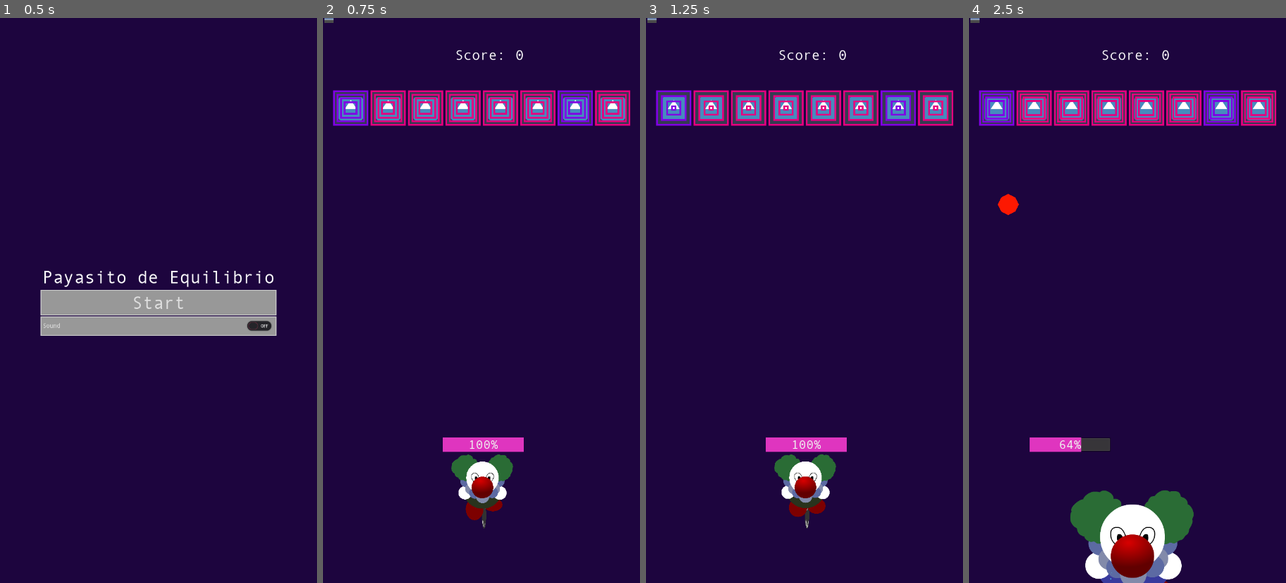
Above: before the commit, frames 1-4 (left to right).
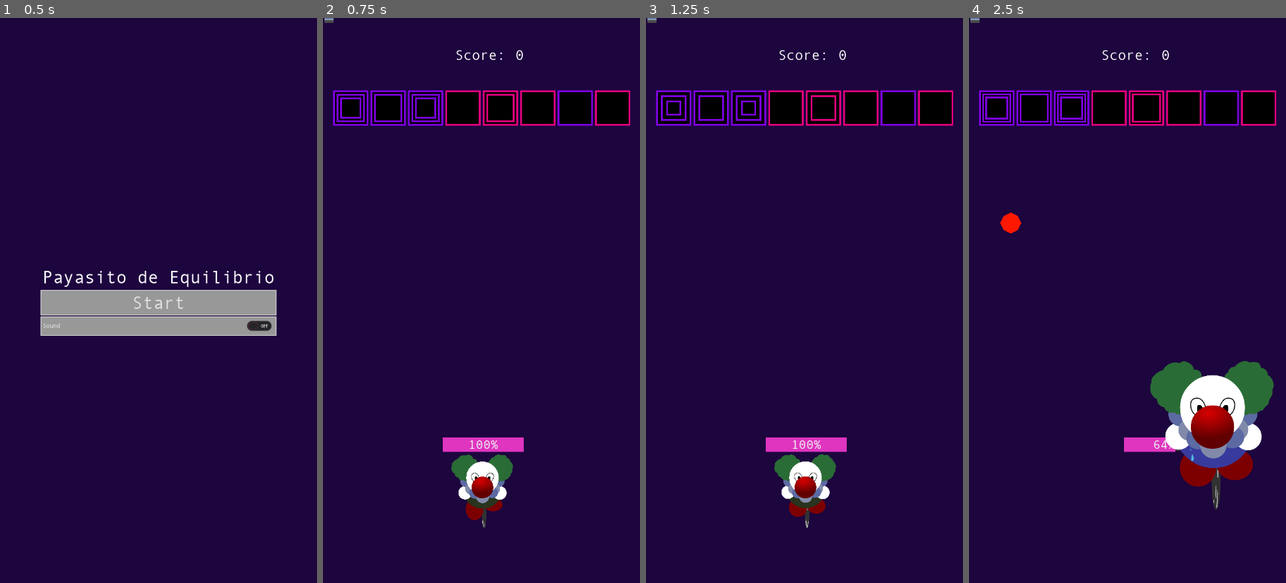
Above: after the commit, the same moments.

Repository: drarbego/payaso-de-equilibrio
Game: Godot game, scene res://StartGameMenu.tscn
The game is run twice, just before and just after one commit, with the same random seed, the same clock (stepped at 60 frames per second) and the same inputs. The engine's default icon, where the game draws it, is replaced by a stand-in: a white triangle on a blue panel in a dark square. A sky picture missing from this copy of the repository is replaced by a grey-blue gradient.
Inputs (mouse positions are in pixels of both pictures, inside the frame that each line leads up to):
- Up to frame 1 (0.5 s): no input
- Up to frame 2 (0.75 s): click "Start" at 0.5 s
- Up to frame 3 (1.25 s): no input
- Up to frame 4 (2.5 s): move the mouse to (1197, 272) at 1.27 s; press the mouse at (1197, 272) at 1.28 s; hold Right (ui_right) 1.28-2.03 s; move the mouse to (1064, 328) at 2.02 s; release the mouse at (1064, 328) at 2.03 s; hold Left (ui_left) from 2.03 s (still down); click (1064, 328) at 2.1 s

Frame 1 is identical in both runs. In frame 2, 4.6% of the frame differs, in the area x 3-97%, y 12-20%; in frame 3, 4.6%; in frame 4, 17%, in the area x 3-97%, y 12-100%.

Commit message:
General playability improvements

Diff:
--- a/BaseProjectile.gd
+++ b/BaseProjectile.gd
@@ -11,6 +11,3 @@
 
 	if collision:
 		dir = dir.bounce(collision.normal)
-
-		if collision.collider.is_in_group("bricks"):
-			collision.collider.queue_free()
--- a/BaseProjectile.tscn
+++ b/BaseProjectile.tscn
@@ -5,7 +5,9 @@
 [sub_resource type="CircleShape2D" id=1]
 radius = 20.0
 
-[node name="BaseProjectile" type="KinematicBody2D"]
+[node name="BaseProjectile" type="KinematicBody2D" groups=[
+"projectiles",
+]]
 collision_mask = 4
 script = ExtResource( 1 )
 
--- a/Bricks/Brick.gd
+++ b/Bricks/Brick.gd
@@ -9,20 +9,32 @@
 var is_moving = false
 var speed = 100
 var is_aggresive = false
-const MAX_TIME = 5
-const MIN_TIME = 2
+var health = 3
+const MAX_TIME = 15
+const MIN_TIME = 3
 
-func init(pos, aggresive):
-	self.position = pos
-	self.is_aggresive = aggresive
+func init(_position, _is_aggresive, _health):
+	self.position = _position
+	self.is_aggresive = _is_aggresive
+	self.health = _health
 
 	return self
 
 func _ready():
 	$Sprite.material = $Sprite.material.duplicate()
 	$Sprite.material.set_shader_param("is_aggresive", self.is_aggresive)
+	$Sprite.material.set_shader_param("health", self.health)
 	if self.is_aggresive:
 		self.start_timer()
+
+func _on_HitBox_body_entered(body):
+	if not body.is_in_group("projectiles"):
+		return
+
+	self.health -= 1
+	$Sprite.material.set_shader_param("health", self.health)
+	if health <= 0:
+		self.queue_free()
 
 func start_timer():
 	$ObstacleTimer.wait_time = (MAX_TIME - MIN_TIME) * randf() + MIN_TIME
--- a/Bricks/Brick.shader
+++ b/Bricks/Brick.shader
@@ -1,7 +1,8 @@
 shader_type canvas_item;
 
 uniform bool is_aggresive = false;
-const int SQUARES = 4;
+uniform int health = 3;
+
 const float STEP_SIZE = 0.15;
 
 bool is_within(vec2 uv, vec4 outer, vec4 inner) {
@@ -24,8 +25,8 @@
 	);
 }
 
-vec4 get_color(vec2 uv, float time, vec4 current_pixel) {
-	for(int i = 0; i < SQUARES; i++) {
+vec4 get_color(vec2 uv, float time) {
+	for(int i = 0; i < health; i++) {
 		vec4 outer = get_outer(i, time);
 		vec4 inner = outer + vec4(vec2(0.05), vec2(-0.05));
 
@@ -37,9 +38,9 @@
 		}
 	}
 
-	return current_pixel;
+	return vec4(0.0, 0.0, 0.0, 1.0);
 }
 
 void fragment() {
-	COLOR = get_color(UV, TIME, texture(TEXTURE, UV));
+	COLOR = get_color(UV, TIME);
 }
--- a/Bricks/Brick.tscn
+++ b/Bricks/Brick.tscn
@@ -10,6 +10,10 @@
 [sub_resource type="ShaderMaterial" id=2]
 shader = ExtResource( 3 )
 shader_param/is_aggresive = false
+shader_param/health = 3
+
+[sub_resource type="RectangleShape2D" id=3]
+extents = Vector2( 48, 48 )
 
 [node name="Brick" type="KinematicBody2D" groups=[
 "bricks",
@@ -29,4 +33,10 @@
 position = Vector2( 0.407111, -5.96046e-07 )
 scale = Vector2( 0.624691, 0.624691 )
 texture = ExtResource( 2 )
+
+[node name="HitBox" type="Area2D" parent="."]
+
+[node name="CollisionShape2D" type="CollisionShape2D" parent="HitBox"]
+shape = SubResource( 3 )
 [connection signal="timeout" from="ObstacleTimer" to="." method="_on_ObstacleTimer_timeout"]
+[connection signal="body_entered" from="HitBox" to="." method="_on_HitBox_body_entered"]
--- a/Bricks/BrickSpawner.gd
+++ b/Bricks/BrickSpawner.gd
@@ -2,15 +2,22 @@
 
 
 const Brick = preload("res://Bricks/Brick.tscn")
+export var AGGRESIVE_CHANCE = 0.33
+export var MAX_HEALTH = 3
+
 func _ready():
 	self.spawn_bricks_row()
 
 func spawn_bricks_row():
 	var brick_width = Brick.instance().get_width()
 	var brick_count = int(floor($Start.position.distance_to($End.position) / brick_width))
+
 	for i in range(brick_count):
 		var brick_pos_x = brick_width * i + brick_width/2
-		var brick = Brick.instance().init(Vector2(brick_pos_x, 0), randi() % 2 == 0)
+		var is_aggresive = randf() <= AGGRESIVE_CHANCE
+		var health = (randi() % MAX_HEALTH) + 1
+
+		var brick = Brick.instance().init(Vector2(brick_pos_x, 0), is_aggresive, health)
 		add_child(brick)
 
 func _on_SpawnTimer_timeout():
--- a/Characters/Payasito.gd
+++ b/Characters/Payasito.gd
@@ -64,8 +64,8 @@
 func get_inclination():
 	var inclination = (
 		Input.get_accelerometer().x
-		+ (int(Input.is_action_pressed("ui_right")) * Globals.MAX_ACC)
-		- (int(Input.is_action_pressed("ui_left")) * Globals.MAX_ACC)
+		+ (int(Input.is_action_pressed("ui_right")) * (Globals.MAX_ACC/2))
+		- (int(Input.is_action_pressed("ui_left")) * (Globals.MAX_ACC/2))
 	)
 	return clamp(inclination, -Globals.MAX_ACC, Globals.MAX_ACC) / Globals.MAX_ACC
 
Not shown: 1 places in Bricks/Brick.tscn that only renumber resources
